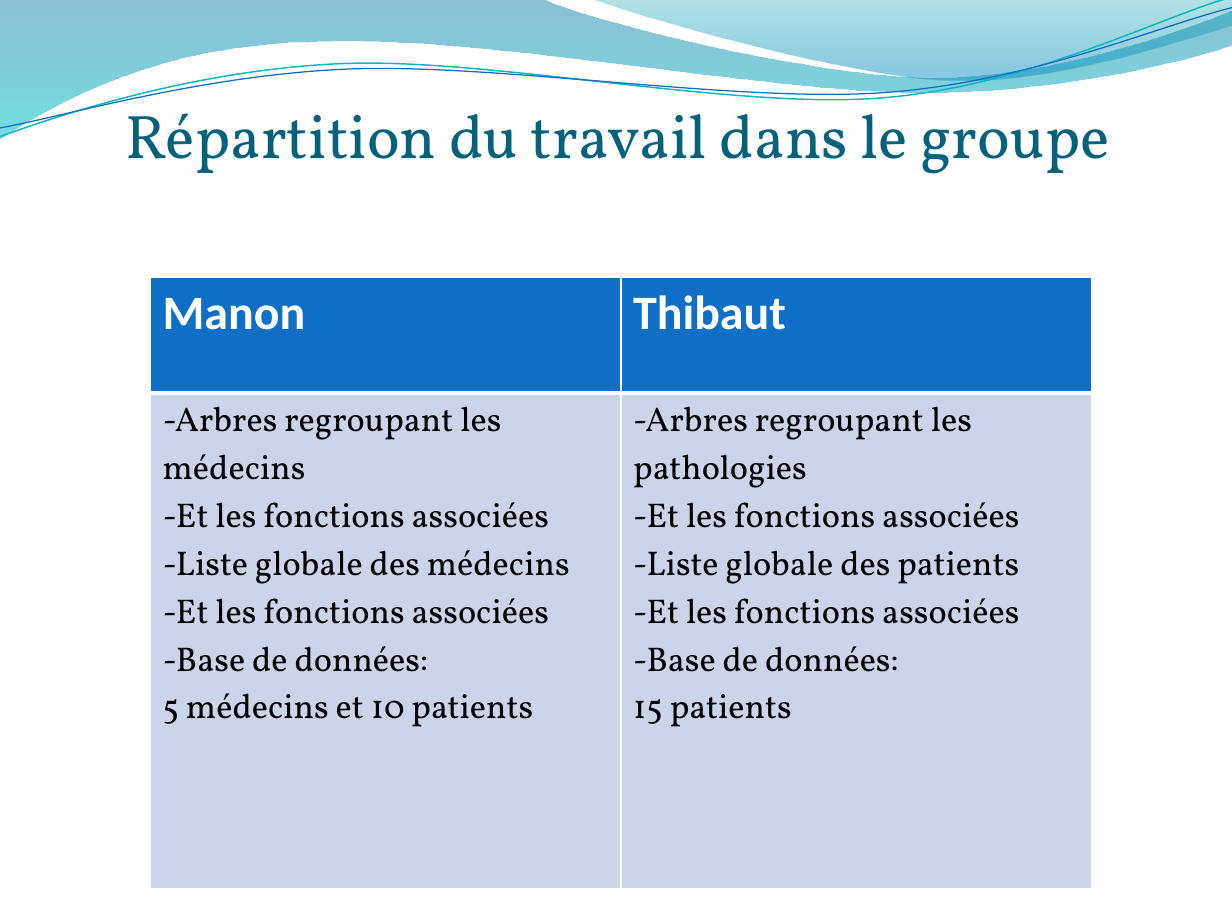
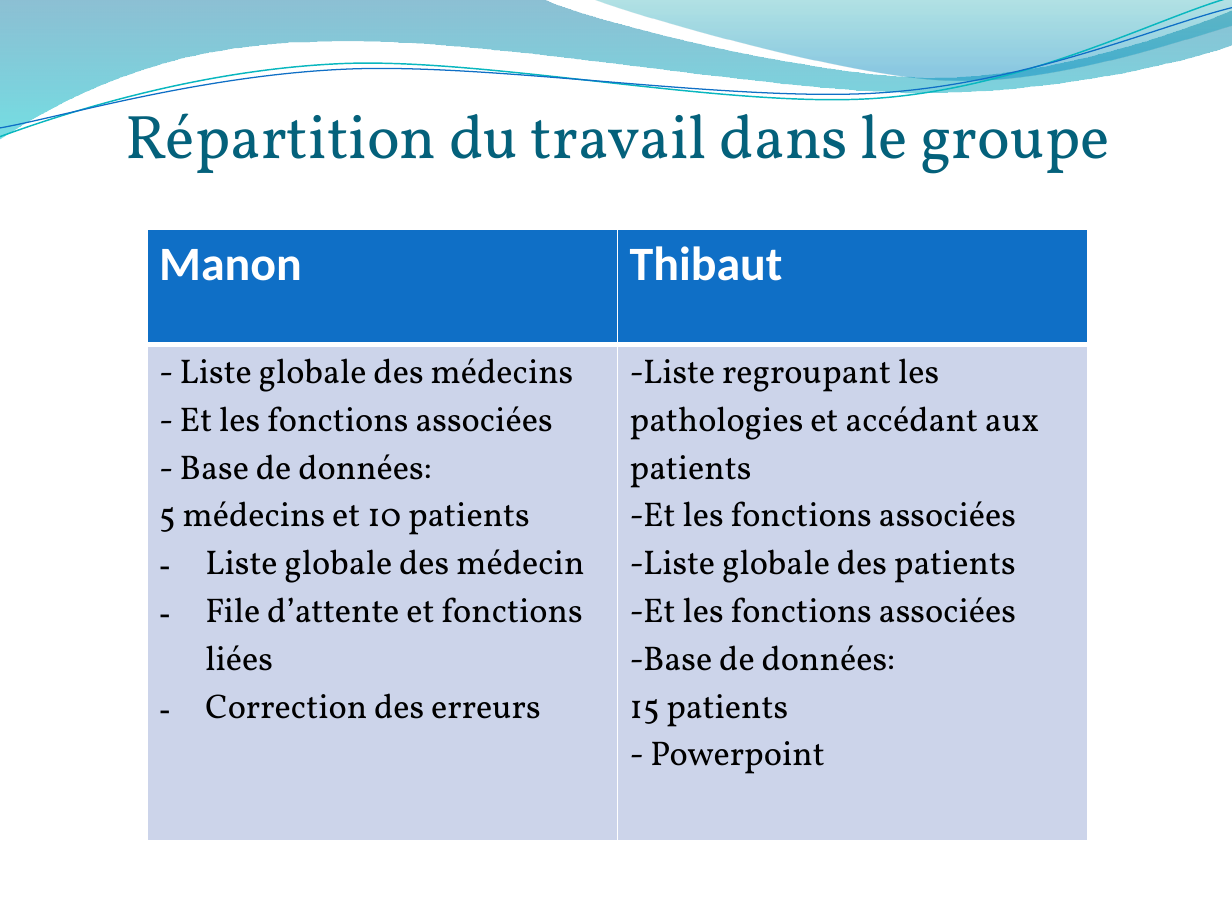
Before and after one commit to manonfrnr/projectS1, a slide deck: slide 5 of ProjetS1.pptx. Drawn at 1232x924 pixels with LibreOffice and Linux fonts; fonts in the diff are those of the drawing; background and template pictures are left out. Boxes give left, top, right and bottom in pixels: in the first picture for what was removed or moved away, otherwise in the second. Text is boxed around its words. In the diff, an @@ line names an element or a change of style, - is before the commit and + after.

Commit message:
ppt modified

```diff
--- a/ProjetS1.pptx
+++ b/ProjetS1.pptx
@@ table at (x1=147, y1=229, x2=1088, y2=840) @@
-row 2, column 1: -Arbres regroupant les médecins -Et les fonctions associées -Liste globale des médecins -Et les fonctions associées -Base de données: 5 médecins et 10 patients
+row 2, column 1: - Liste globale des médecins - Et les fonctions associées - Base de données: 5 médecins et 10 patients / Liste globale des médecin / File d’attente et fonctions liées / Correction des erreurs
-row 2, column 2: -Arbres regroupant les pathologies -Et les fonctions associées -Liste globale des patients -Et les fonctions associées -Base de données: 15 patients
+row 2, column 2: -Liste regroupant les pathologies et accédant aux patients -Et les fonctions associées -Liste globale des patients -Et les fonctions associées -Base de données: 15 patients / - Powerpoint
@@ table moved from (x1=150, y1=277, x2=1092, y2=888) to (x1=147, y1=229, x2=1088, y2=840) @@
```
Also in this commit, not shown: 1 other slide changed.
